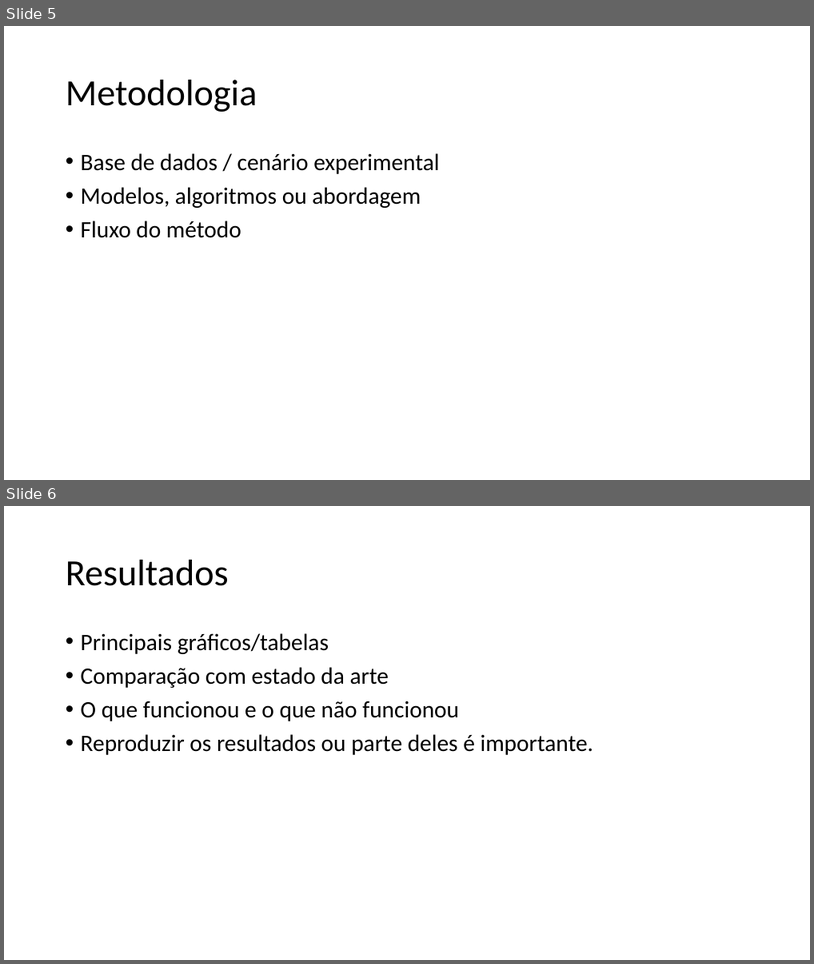
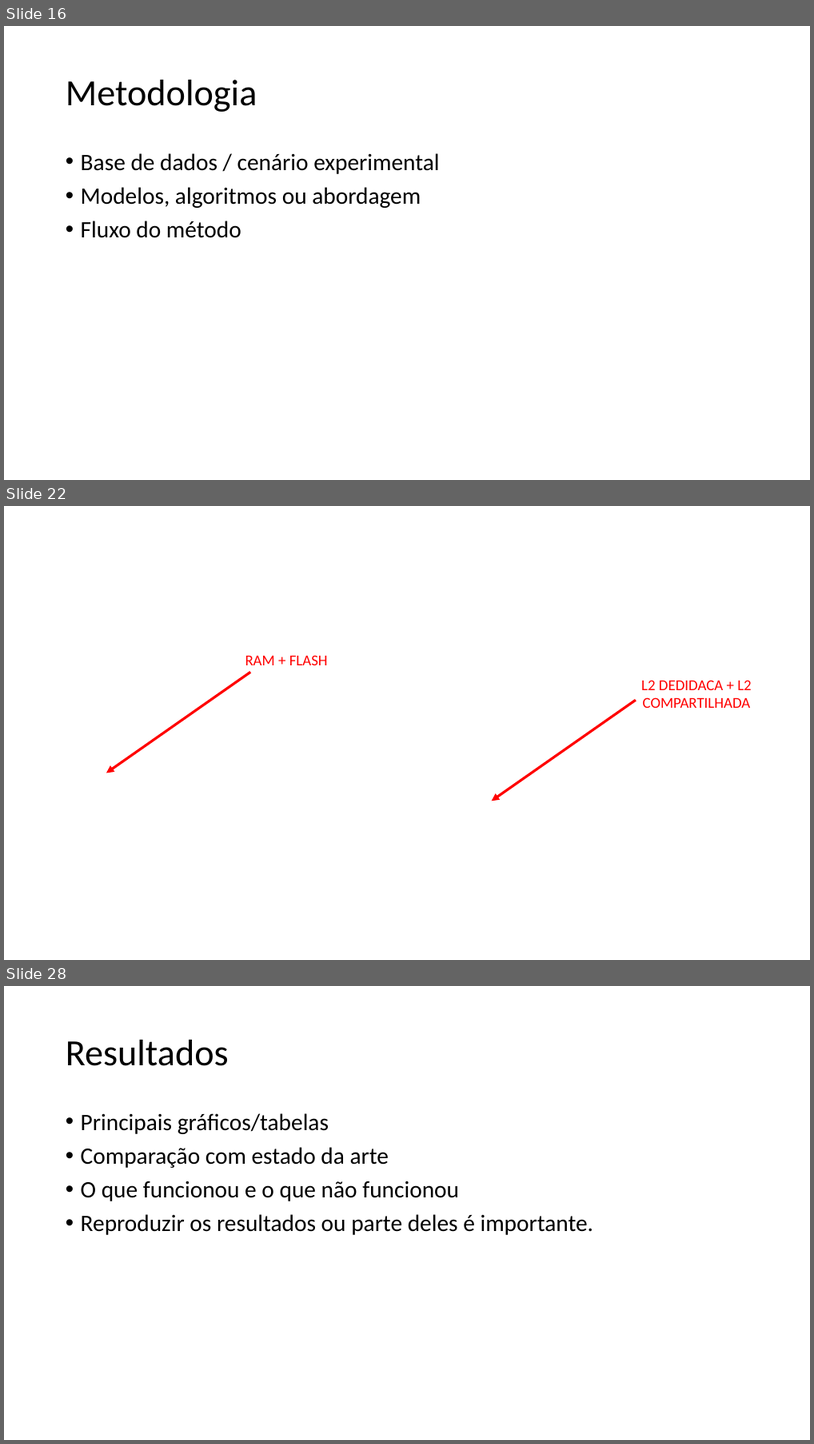
Before and after one commit to Scarpioni/gabriel-59-TP558, a slide deck: 2026/ciclo 1/TP558_X_Template (1).pptx. Shown one above the other, each under a label of ours: slides 5 and 6 before the commit, slides 16, 22 and 28 after it; the slides between them are not shown. The pictures are 814x964 and 814x1444 pixels, drawn with LibreOffice and Linux fonts; fonts in the diff are those of the drawing; background and template pictures are left out. Boxes give left, top, right and bottom in pixels: in the first picture for what was removed or moved away, otherwise in the second. Text is boxed around its words. In the diff, an @@ line names an element or a change of style, - is before the commit and + after.

```diff
--- a/2026/ciclo 1/TP558_X_Template (1).pptx
+++ b/2026/ciclo 1/TP558_X_Template (1).pptx
@@ slide 22 added at (4, 506, 810, 960), background picture (left out) @@
@@ arrow added from (251, 672) to (106, 772), #FF0000 3 pt @@
@@ text added at (246, 655, 328, 665), 18 pt, text #FF0000 @@
+RAM + FLASH
@@ text added at (642, 680, 752, 708), 18 pt, text #FF0000 @@
+L2 DEDIDACA + L2 COMPARTILHADA
@@ arrow added from (636, 700) to (491, 800), #FF0000 3 pt @@
@@ what was slide 5 is now slide 16 @@
@@ what was slide 6 is now slide 28 @@
```
Also in this commit, not shown: 1 slide changed, 24 other slides added, 3 slides removed.
